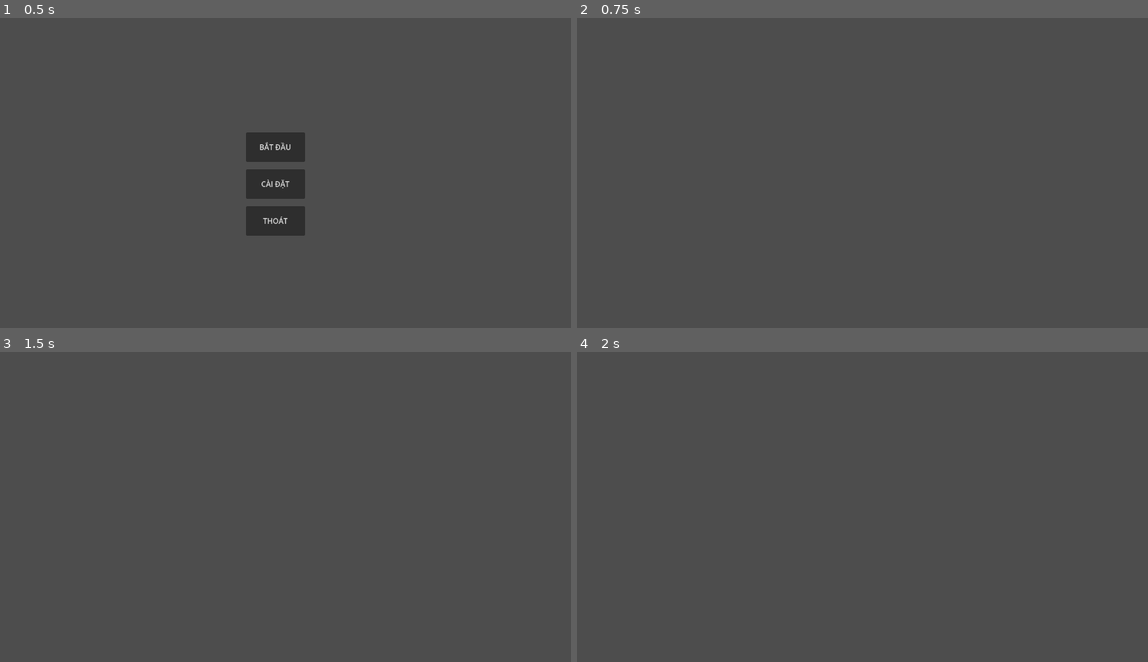
Above: before the commit, frames 1-4 (two rows, left to right).
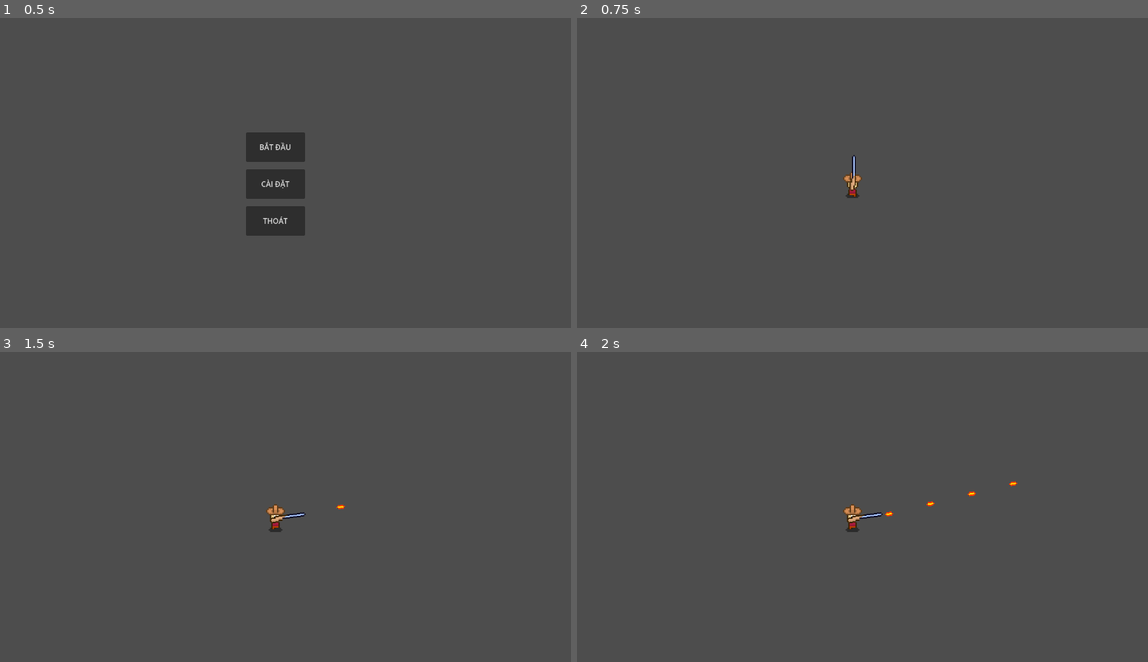
Above: after the commit, the same moments.

Repository: QuocKhangDA22TTD/game_projects
Game: Godot game, scene res://scenes/MainMenu.tscn
The game is run twice, just before and just after one commit, with the same random seed, the same clock (stepped at 60 frames per second) and the same inputs.
Inputs (mouse positions are in pixels of both pictures, inside the frame that each line leads up to):
- Up to frame 1 (0.5 s): no input
- Up to frame 2 (0.75 s): click "BẮT ĐẦU" at 0.5 s
- Up to frame 3 (1.5 s): tap Enter at 1.25 s; move the mouse to (405, 500) at 1.27 s; press the mouse at (405, 500) at 1.28 s; hold D (move_right, bound only after the commit) from 1.28 s (still down)
- Up to frame 4 (2 s): keep holding D (move_right, bound only after the commit)

Frame 1 is identical in both runs. In frame 2, 0.2% of the frame differs, in the area x 46-50%, y 44-59%; in frame 3, 0.3%; in frame 4, 0.3%, in the area x 46-78%, y 41-59%.

Commit message:
code nhân vật bắng súng

Diff:
--- a/unnamed-1/project.godot
+++ b/unnamed-1/project.godot
@@ -21,6 +21,38 @@
 window/size/window_width_override=1280
 window/size/window_height_override=720
 
+[input]
+
+move_up={
+"deadzone": 0.5,
+"events": [Object(InputEventKey,"resource_local_to_scene":false,"resource_name":"","device":-1,"window_id":0,"alt_pressed":false,"shift_pressed":false,"ctrl_pressed":false,"meta_pressed":false,"pressed":false,"keycode":0,"physical_keycode":87,"key_label":0,"unicode":0,"location":0,"echo":false,"script":null)
+, Object(InputEventKey,"resource_local_to_scene":false,"resource_name":"","device":-1,"window_id":0,"alt_pressed":false,"shift_pressed":false,"ctrl_pressed":false,"meta_pressed":false,"pressed":false,"keycode":0,"physical_keycode":4194320,"key_label":0,"unicode":0,"location":0,"echo":false,"script":null)
+]
+}
+move_down={
+"deadzone": 0.5,
+"events": [Object(InputEventKey,"resource_local_to_scene":false,"resource_name":"","device":-1,"window_id":0,"alt_pressed":false,"shift_pressed":false,"ctrl_pressed":false,"meta_pressed":false,"pressed":false,"keycode":0,"physical_keycode":83,"key_label":0,"unicode":0,"location":0,"echo":false,"script":null)
+, Object(InputEventKey,"resource_local_to_scene":false,"resource_name":"","device":-1,"window_id":0,"alt_pressed":false,"shift_pressed":false,"ctrl_pressed":false,"meta_pressed":false,"pressed":false,"keycode":0,"physical_keycode":4194322,"key_label":0,"unicode":0,"location":0,"echo":false,"script":null)
+]
+}
+move_left={
+"deadzone": 0.5,
+"events": [Object(InputEventKey,"resource_local_to_scene":false,"resource_name":"","device":-1,"window_id":0,"alt_pressed":false,"shift_pressed":false,"ctrl_pressed":false,"meta_pressed":false,"pressed":false,"keycode":0,"physical_keycode":65,"key_label":0,"unicode":0,"location":0,"echo":false,"script":null)
+, Object(InputEventKey,"resource_local_to_scene":false,"resource_name":"","device":-1,"window_id":0,"alt_pressed":false,"shift_pressed":false,"ctrl_pressed":false,"meta_pressed":false,"pressed":false,"keycode":0,"physical_keycode":4194319,"key_label":0,"unicode":0,"location":0,"echo":false,"script":null)
+]
+}
+move_right={
+"deadzone": 0.5,
+"events": [Object(InputEventKey,"resource_local_to_scene":false,"resource_name":"","device":-1,"window_id":0,"alt_pressed":false,"shift_pressed":false,"ctrl_pressed":false,"meta_pressed":false,"pressed":false,"keycode":0,"physical_keycode":68,"key_label":0,"unicode":0,"location":0,"echo":false,"script":null)
+, Object(InputEventKey,"resource_local_to_scene":false,"resource_name":"","device":-1,"window_id":0,"alt_pressed":false,"shift_pressed":false,"ctrl_pressed":false,"meta_pressed":false,"pressed":false,"keycode":0,"physical_keycode":4194321,"key_label":0,"unicode":0,"location":0,"echo":false,"script":null)
+]
+}
+shoot={
+"deadzone": 0.5,
+"events": [Object(InputEventMouseButton,"resource_local_to_scene":false,"resource_name":"","device":-1,"window_id":0,"alt_pressed":false,"shift_pressed":false,"ctrl_pressed":false,"meta_pressed":false,"button_mask":0,"position":Vector2(0, 0),"global_position":Vector2(0, 0),"factor":1.0,"button_index":1,"canceled":false,"pressed":false,"double_click":false,"script":null)
+]
+}
+
 [physics]
 
 3d/physics_engine="Jolt Physics"
--- a/unnamed-1/scenes/Main.tscn
+++ b/unnamed-1/scenes/Main.tscn
@@ -1,6 +1,8 @@
-[gd_scene format=3 uid="uid://bhp7pom0n5yce"]
+[gd_scene load_steps=4 format=3 uid="uid://bhp7pom0n5yce"]
 
 [ext_resource type="PackedScene" uid="uid://c4nuifx0kx6q6" path="res://scenes/PauseMenu.tscn" id="1_elqb8"]
+[ext_resource type="PackedScene" uid="uid://dq2uvbtqeet" path="res://scenes/player.tscn" id="2_player"]
+[ext_resource type="PackedScene" uid="uid://dhjfq1olb04" path="res://scenes/bullet.tscn" id="3_bullet"]
 
 [node name="Main" type="Node2D" unique_id=181019317]
 
@@ -8,7 +10,9 @@
 
 [node name="Entities" type="Node2D" parent="World" unique_id=614904938]
 
-[node name="Camera2D" type="Camera2D" parent="World" unique_id=428091425]
+[node name="Player" parent="World/Entities" instance=ExtResource("2_player")]
+position = Vector2(320, 180)
+bullet_scene = ExtResource("3_bullet")
 
 [node name="UI" type="CanvasLayer" parent="." unique_id=178540872]
 
--- /dev/null
+++ b/unnamed-1/scenes/bullet.tscn
@@ -0,0 +1,22 @@
+[gd_scene format=3 uid="uid://dhjfq1olb04"]
+
+[ext_resource type="Script" uid="uid://cgdfwtnom4v" path="res://scripts/bullet.gd" id="1_bullet"]
+[ext_resource type="Texture2D" uid="uid://c82kq6gharhgy" path="res://assets/asset.png" id="2_atlas"]
+
+[sub_resource type="AtlasTexture" id="AtlasTexture_bullet"]
+atlas = ExtResource("2_atlas")
+region = Rect2(53, 7, 6, 3)
+
+[sub_resource type="RectangleShape2D" id="RectangleShape2D_bullet"]
+size = Vector2(6, 3)
+
+[node name="Bullet" type="Area2D"]
+script = ExtResource("1_bullet")
+
+[node name="Sprite2D" type="Sprite2D" parent="."]
+texture = SubResource("AtlasTexture_bullet")
+
+[node name="CollisionShape2D" type="CollisionShape2D" parent="."]
+shape = SubResource("RectangleShape2D_bullet")
+
+[connection signal="body_entered" from="." to="." method="_on_body_entered"]
--- /dev/null
+++ b/unnamed-1/scenes/player.tscn
@@ -0,0 +1,80 @@
+[gd_scene format=3 uid="uid://dq2uvbtqeet"]
+
+[ext_resource type="Script" uid="uid://cw6xa4ywi6c" path="res://scripts/player.gd" id="1_player"]
+[ext_resource type="Texture2D" uid="uid://c82kq6gharhgy" path="res://assets/asset.png" id="2_atlas"]
+
+[sub_resource type="AtlasTexture" id="AtlasTexture_f0"]
+atlas = ExtResource("2_atlas")
+region = Rect2(0, 43, 16, 20)
+
+[sub_resource type="AtlasTexture" id="AtlasTexture_f1"]
+atlas = ExtResource("2_atlas")
+region = Rect2(16, 43, 16, 20)
+
+[sub_resource type="AtlasTexture" id="AtlasTexture_f2"]
+atlas = ExtResource("2_atlas")
+region = Rect2(32, 43, 16, 20)
+
+[sub_resource type="AtlasTexture" id="AtlasTexture_f3"]
+atlas = ExtResource("2_atlas")
+region = Rect2(48, 43, 16, 20)
+
+[sub_resource type="SpriteFrames" id="SpriteFrames_player"]
+animations = [{
+"frames": [{
+"duration": 1.0,
+"texture": SubResource("AtlasTexture_f0")
+}],
+"loop": true,
+"name": &"idle",
+"speed": 5.0
+}, {
+"frames": [{
+"duration": 1.0,
+"texture": SubResource("AtlasTexture_f0")
+}, {
+"duration": 1.0,
+"texture": SubResource("AtlasTexture_f1")
+}, {
+"duration": 1.0,
+"texture": SubResource("AtlasTexture_f2")
+}, {
+"duration": 1.0,
+"texture": SubResource("AtlasTexture_f3")
+}],
+"loop": true,
+"name": &"walk",
+"speed": 8.0
+}]
+
+[sub_resource type="AtlasTexture" id="AtlasTexture_gun"]
+atlas = ExtResource("2_atlas")
+region = Rect2(19, 7, 26, 5)
+
+[sub_resource type="CircleShape2D" id="CircleShape2D_player"]
+radius = 6.0
+
+[node name="Player" type="CharacterBody2D"]
+motion_mode = 1
+script = ExtResource("1_player")
+
+[node name="Body" type="AnimatedSprite2D" parent="."]
+sprite_frames = SubResource("SpriteFrames_player")
+animation = &"idle"
+autoplay = "idle"
+
+[node name="CollisionShape2D" type="CollisionShape2D" parent="."]
+shape = SubResource("CircleShape2D_player")
+
+[node name="GunPivot" type="Node2D" parent="."]
+position = Vector2(0, 1)
+
+[node name="GunSprite" type="Sprite2D" parent="GunPivot"]
+position = Vector2(9, 0)
+texture = SubResource("AtlasTexture_gun")
+
+[node name="Muzzle" type="Marker2D" parent="GunPivot"]
+position = Vector2(22, 0)
+
+[node name="Camera2D" type="Camera2D" parent="."]
+zoom = Vector2(3, 3)
--- /dev/null
+++ b/unnamed-1/scripts/bullet.gd
@@ -0,0 +1,21 @@
+extends Area2D
+
+@export var speed: float = 260.0
+@export var lifetime: float = 2.0
+
+var direction: Vector2 = Vector2.RIGHT
+
+func _ready() -> void:
+	rotation = direction.angle()
+
+
+func _physics_process(delta: float) -> void:
+	global_position += direction * speed * delta
+	lifetime -= delta
+	if lifetime <= 0.0:
+		queue_free()
+
+
+func _on_body_entered(_body: Node2D) -> void:
+	# Chưa có enemy/tường — để sẵn cho bước sau, đạn tự hủy khi chạm vật thể
+	queue_free()
--- /dev/null
+++ b/unnamed-1/scripts/player.gd
@@ -0,0 +1,48 @@
+extends CharacterBody2D
+
+@export var speed: float = 120.0
+@export var fire_rate: float = 0.2
+@export var bullet_scene: PackedScene
+
+@onready var body: AnimatedSprite2D = $Body
+@onready var gun_pivot: Node2D = $GunPivot
+@onready var gun_sprite: Sprite2D = $GunPivot/GunSprite
+@onready var muzzle: Marker2D = $GunPivot/Muzzle
+
+var _fire_cooldown: float = 0.0
+
+func _physics_process(delta: float) -> void:
+	_move()
+	_aim()
+	_shoot(delta)
+
+
+func _move() -> void:
+	var dir := Input.get_vector("move_left", "move_right", "move_up", "move_down")
+	velocity = dir * speed
+	move_and_slide()
+	if dir != Vector2.ZERO:
+		body.play("walk")
+	else:
+		body.play("idle")
+
+
+func _aim() -> void:
+	var to_mouse := get_global_mouse_position() - global_position
+	gun_pivot.rotation = to_mouse.angle()
+	# Lật thân theo hướng chuột
+	body.flip_h = to_mouse.x < 0.0
+	# Khi súng chĩa sang trái, lật dọc để súng không bị lộn ngược
+	gun_sprite.flip_v = absf(gun_pivot.rotation) > PI / 2.0
+
+
+func _shoot(delta: float) -> void:
+	_fire_cooldown -= delta
+	if bullet_scene == null:
+		return
+	if Input.is_action_pressed("shoot") and _fire_cooldown <= 0.0:
+		_fire_cooldown = fire_rate
+		var bullet := bullet_scene.instantiate()
+		bullet.global_position = muzzle.global_position
+		bullet.direction = Vector2.RIGHT.rotated(gun_pivot.rotation)
+		get_parent().add_child(bullet)
Not shown, added: unnamed-1/assets/asset.png.import
Not shown, added: unnamed-1/scripts/bullet.gd.uid
Not shown, added: unnamed-1/scripts/player.gd.uid
